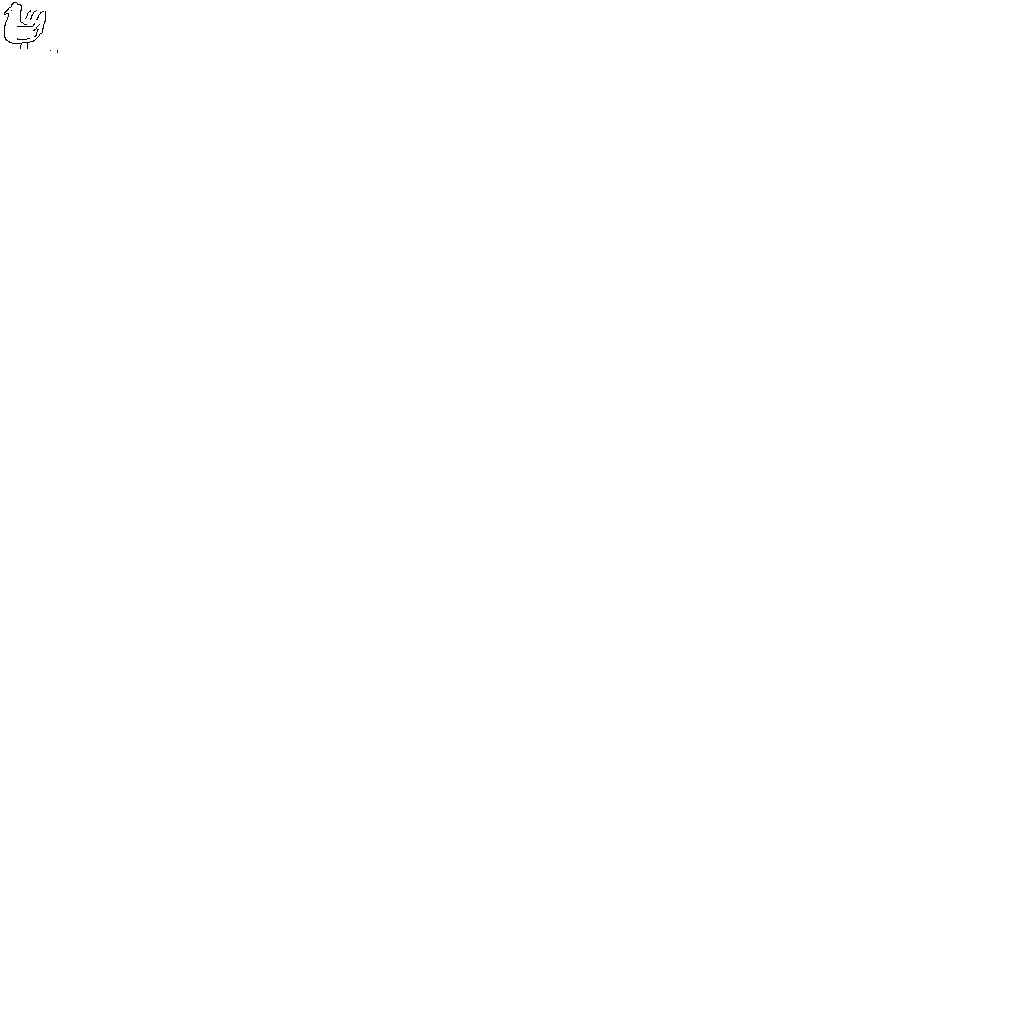
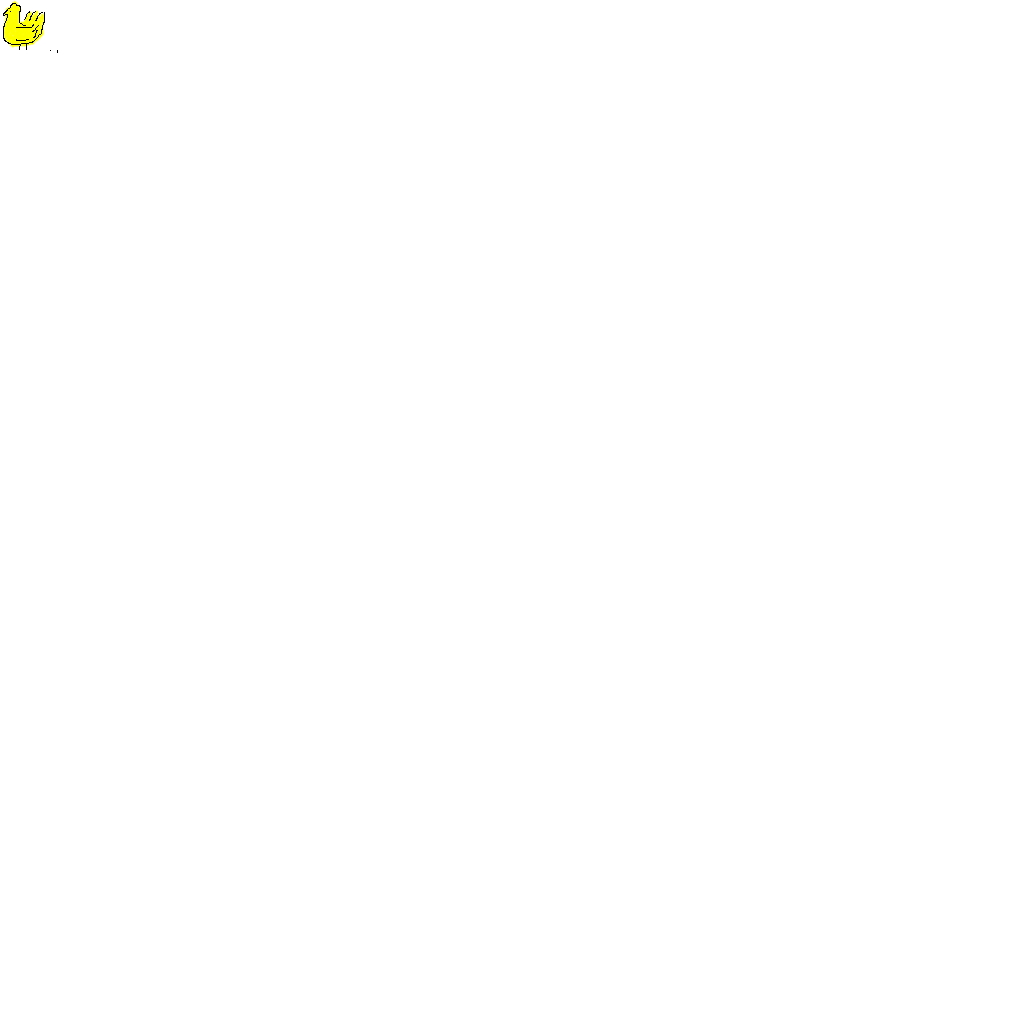
Comparing the layer stacks of the two 1024x1024 images. Changes:
added layer "chicken" above "chicken-color" over [3, 3, 45, 50]
added layer "chicken-color" above "Layer" over [3, 0, 46, 49]
painted on "Layer" over [4, 2, 46, 49]
